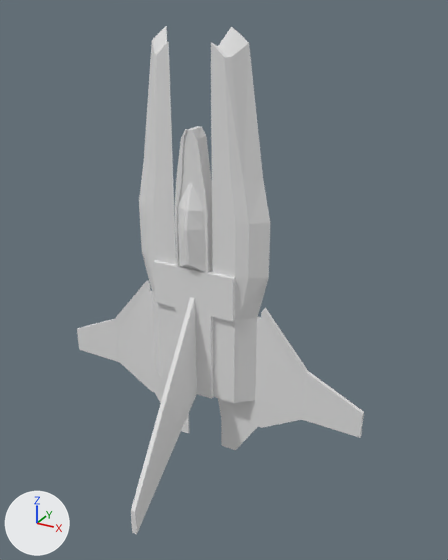
The Blender file _/components/models/viper.blend, before and after one commit.
One viewpoint serves both versions: a 50 mm lens placed at (6.25, -10.22, 5.12), pointed at (0.86, -0.42, 0.22). Lighting does not change. The marker at lower left points along +X, +Y and +Z. Materials are left out; every surface is plain grey.
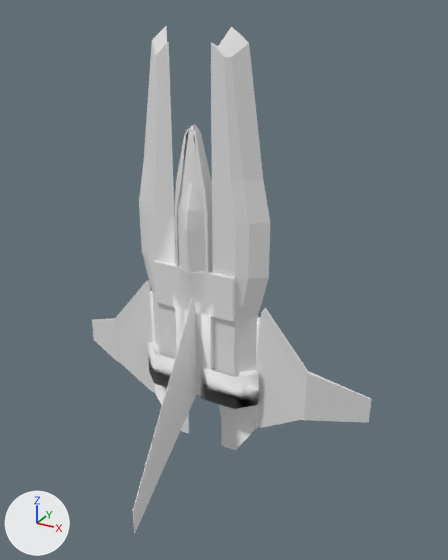
The newer file is also rescaled (x1.897), turned or shifted as a whole; pictures and numbers use the older file's frame.

The change, as a list of edits to the scene's bpy script:
```text
Change me_cube:
    used by ob_cube; location = (0.0, 0.0, -0.81)
    remove me_cube.from_pydata(...)  # 718 vertices, 724 faces; spans x -3.67..3.72, y -2.69..0.22, z -3.95..5.62
    add me_cube.from_pydata(...)  # 791 vertices, 817 faces; spans x -3.67..3.72, y -2.69..0.74, z -3.95..5.62
    me_cube part 1: 26 vertices moved from x -0.15..0.2, y -0.25..0.15, z 3.67..3.84 to x -0.11..0.16, y -0.21..0.06, z 3.7..3.82; 14 vertices removed from x -0.06..0.1, y -0.25..0.15, z 3.84; 47 vertices added at x -0.06..0.11, y -0.18..0.04, z 3.82..3.91
    me_cube part 2: 14 vertices moved from x -0.31..0.35, y -2.69..-0.22, z -3.95..1.01 to x -0.31..0.35, y -2.69..-0.22, z -3.95..1.04; 2 vertices removed from x 0.07..0.08, y -2.69..-0.25, z -3.68..0.38; 42 vertices added at x -1.41..1.46, y -2.69..0.08, z -3.68..0.38
    me_cube part 3: 6 vertices moved from x -3.67, y 0.14..0.22, z -2.09..-1.5 to x -3.67, y 0.72..0.74, z -2.09..-1.5
    me_cube part 4: 6 vertices moved from x 3.72, y 0.14..0.22, z -2.09..-1.5 to x 3.72, y 0.72..0.74, z -2.09..-1.5
```

Location of each change, (x1, y1, x2, y2) in pixels of the pictures (448 x 560 px; the box of a moved part takes in the faces that stretch with it):
'Cube', reshaped: before (77, 26, 364, 534); after (92, 26, 372, 533)
part 1 of me_cube, moved or reshaped: before (176, 126, 211, 185); after (176, 125, 211, 185)
part 2 of me_cube, built on: before (131, 259, 209, 534); after (133, 259, 259, 533)
part 3 of me_cube, moved or reshaped: before (77, 319, 117, 361); after (92, 318, 117, 361)
part 4 of me_cube, moved or reshaped: before (304, 371, 364, 438); after (304, 371, 372, 423)
